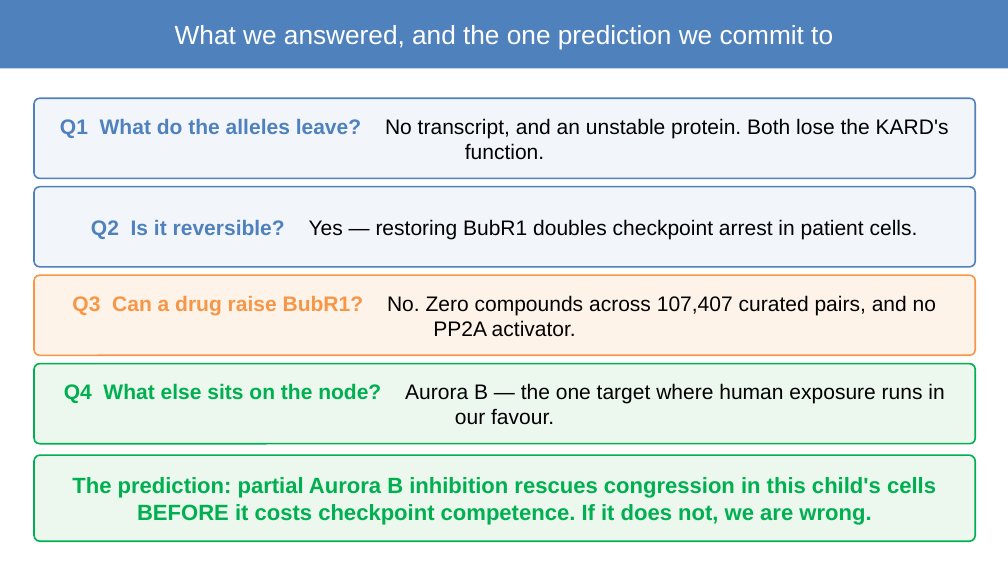
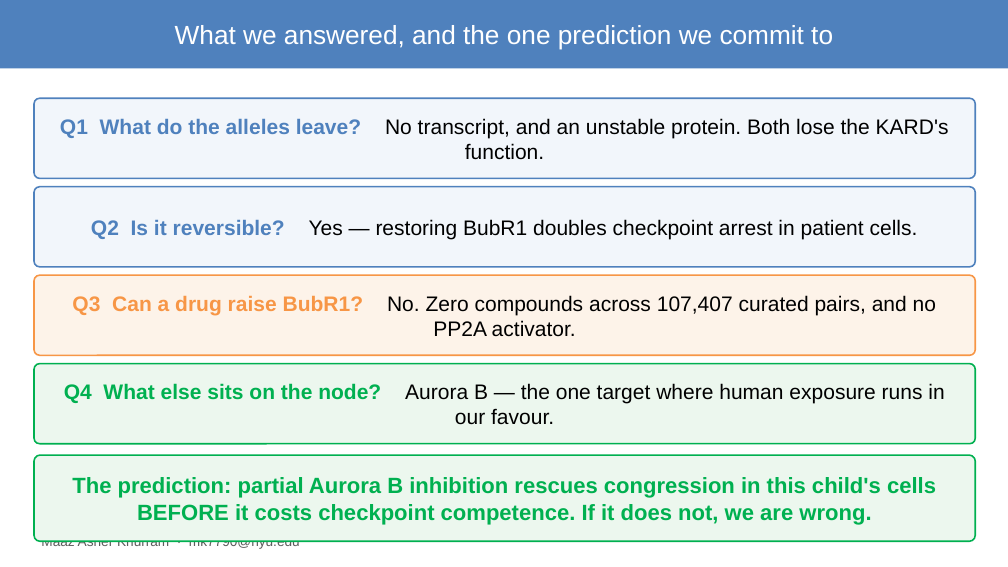
Before and after one commit to asheus/mva-track2-2026, a slide deck: slide 13 of docs/mva/MVA-Track2.pptx. Drawn at 1008x567 pixels with LibreOffice and Linux fonts; fonts in the diff are those of the drawing. Boxes give left, top, right and bottom in pixels: in the first picture for what was removed or moved away, otherwise in the second. Text is boxed around its words. In the diff, an @@ line names an element or a change of style, - is before the commit and + after.

```diff
--- a/docs/mva/MVA-Track2.pptx
+++ b/docs/mva/MVA-Track2.pptx
@@ text added at box(41, 540, 300, 549), 13 pt, text #5C5C5C @@
+Maaz Asher Khurram · mk7790@nyu.edu
```
Also in this commit, not shown: 1 other slide changed, 2 other files.
